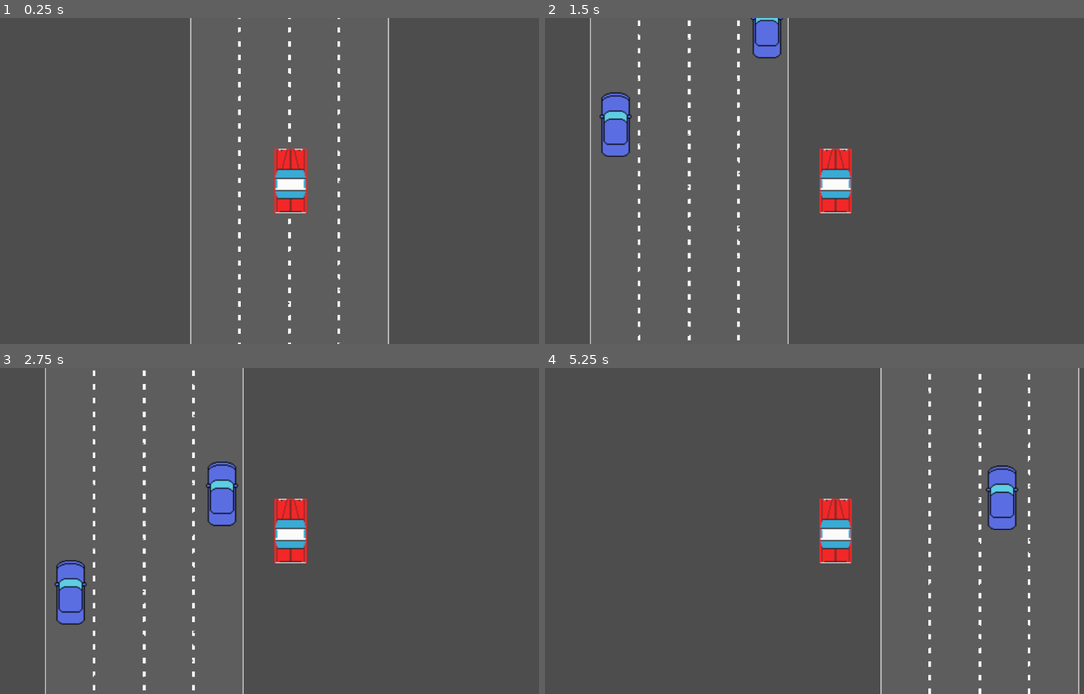
Above: before the commit, frames 1-4 (two rows, left to right).
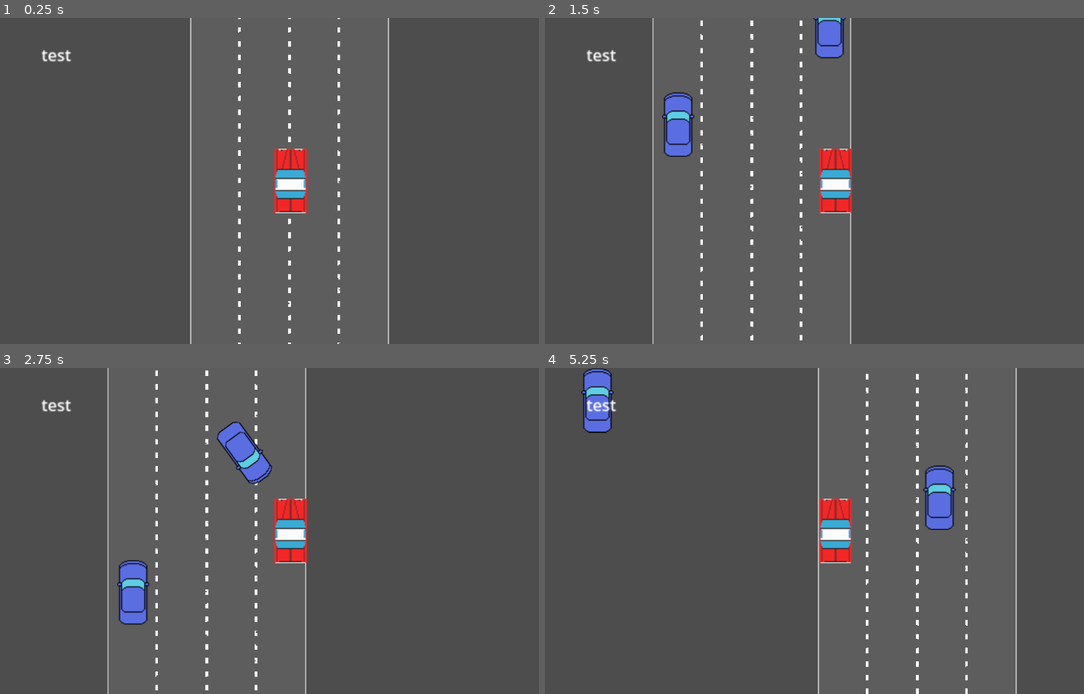
Above: after the commit, the same moments.

Repository: Zeke-D/roadtripping
Game: Godot game, scene res://world.tscn
The game is run twice, just before and just after one commit, with the same random seed, the same clock (stepped at 60 frames per second) and the same inputs.
Inputs:
- Up to frame 1 (0.25 s): no input
- Up to frame 2 (1.5 s): hold D (right) 0.53-1.28 s; hold S (down) from 1.28 s (still down)
- Up to frame 3 (2.75 s): release S (down) at 2.03 s; hold D (right) from 2.03 s (still down)
- Up to frame 4 (5.25 s): release D (right) at 2.78 s; hold W (up) 2.78-3.53 s; hold A (left) 3.53-5.03 s; hold S (down) from 5.03 s (still down)

The runs differ from the first frame. In frame 1, 0.1% of the frame differs, in the area x 7-14%, y 9-14%; in frame 2, 5.8%; in frame 3, 6.4%, in the area x 7-57%, y 0-100%; in frame 4, 5.5%.

Commit message:
added hp + idk

Diff:
--- a/PlayerCar.gd
+++ b/PlayerCar.gd
@@ -2,9 +2,19 @@
 
 const BASE_PLAYER_SPEED: Vector2 = Vector2(200, 200)
 var player_vertical_speed: float = 200
+var world
+var CAR_WIDTH : float = 32;
+var ROAD_WIDTH : float = 49 * 4 - CAR_WIDTH;
+var elapsed = 0.0
+var spin_duration = 2
+var state = CarState.FULL_HP
 
-var CAR_WIDTH : float = 32;
-var ROAD_WIDTH : float = 32 * 10 - CAR_WIDTH;
+enum CarState {
+	DEAD,
+	ONE_LIFE,
+	TWO_LIFE,
+	FULL_HP,
+}
 
 enum World_Scroll_Speed {
 	FAST,
@@ -25,42 +35,52 @@
 	speed_mult_map[World_Scroll_Speed.MEDIUM] = 1.0;
 	speed_mult_map[World_Scroll_Speed.SLOW]   = 0.7;
 
+	world = get_tree().current_scene
 	hurtbox = find_child("Hurtbox")
 
-
-func _physics_process(delta):
-
+func move(delta):
 	var speed_mult = speed_mult_map[World_Scroll_Speed.MEDIUM]
 
-	var new_pos = position
+	var new_x_pos = position.x
 
 	if (Input.is_action_pressed("left")):
-		new_pos.x -= BASE_PLAYER_SPEED.x * delta
+		new_x_pos -= BASE_PLAYER_SPEED.x * delta
 	if (Input.is_action_pressed("right")):
-		new_pos.x += BASE_PLAYER_SPEED.x * delta
+		new_x_pos += BASE_PLAYER_SPEED.x * delta
 	if (Input.is_action_pressed("up")):
 		speed_mult = speed_mult_map[World_Scroll_Speed.FAST]
 	if (Input.is_action_pressed("down")):
 		speed_mult = speed_mult_map[World_Scroll_Speed.SLOW]
 
-	new_pos.x = clamp(new_pos.x, ROAD_WIDTH / -2, ROAD_WIDTH / 2);
+	new_x_pos = clamp(new_x_pos, ROAD_WIDTH / -2, ROAD_WIDTH / 2);
 
-	# check collisions
-	var should_move_horizontal : bool = true
-	var should_move_vertical   : bool = true
-	for body in hurtbox.get_overlapping_bodies():
-		if body.is_in_group("Enemy"):
-			should_move_horizontal = abs(body.position - self.position).x <= 32
-			should_move_vertical = 0 <= (body.position - self.position).y <= 64
+	# will come back to u
+	# self.set_rotation(1/4 * PI * sin(elapsed))
+	#elapsed += delta
+	self.player_vertical_speed = BASE_PLAYER_SPEED.y * delta * speed_mult
+	self.world.distance += self.player_vertical_speed
+	self.position.x = new_x_pos
 
-	player_vertical_speed = 0
-	if should_move_vertical:
-		player_vertical_speed = BASE_PLAYER_SPEED.y * delta * speed_mult
-	if should_move_horizontal:
-		position = new_pos
+func _physics_process(delta):
+	if state == CarState.DEAD:
+		self.player_vertical_speed = 0
+	else:
+		move(delta)
 
+func move_and_rotate(target_position, target_rotation, duration):
+	var tween = get_tree().create_tween()
+	tween.set_parallel(true) # So that the below tweens happen at the same time, not move then rotate
+	tween.tween_property(self, "global_position", target_position, duration)
+	tween.tween_property(self, "rotation", target_rotation, duration)
+
+
+func spinout(direction):
+	move_and_rotate(direction * Vector2(1200, 600) * .5, self.rotation + TAU * 4, spin_duration)
 
 func _on_hurtbox_body_entered(body):
 	if body.is_in_group("Enemy"):
 		print("HIT")
-		position += (position - body.position) / 10
+		state -= 1
+		body.spinout((body.position - self.position).normalized())
+		if state == CarState.DEAD:
+			self.spinout(-(body.position - self.position).normalized())
--- a/npc_car.gd
+++ b/npc_car.gd
@@ -3,9 +3,43 @@
 var player
 const NPC_BASE_MOVEMENT_SPEED: float = 80
 
+# spin globals
+var did_spin = false
+var time_elapsed = 0.0
+var spin_duration = 2.
+
+func get_next_position(delta):
+	if did_spin:
+		return self.position + Vector2(0, player.player_vertical_speed)
+
+	return self.position + Vector2(
+		0,
+		player.player_vertical_speed - NPC_BASE_MOVEMENT_SPEED * delta
+	)
 
 func _ready():
 	player = get_tree().current_scene.find_child('Car')
 
+
+func spin_callback(delta):
+	time_elapsed += delta
+	if (time_elapsed > spin_duration):
+		time_elapsed = 0
+
 func _physics_process(delta):
-	position.y += player.player_vertical_speed - (NPC_BASE_MOVEMENT_SPEED * delta)
+	spin_callback(delta)
+	position = get_next_position(delta)
+
+func move_and_rotate(target_position, target_rotation, duration):
+	var tween = get_tree().create_tween()
+	tween.set_parallel(true) # So that the below tweens happen at the same time, not move then rotate
+	tween.tween_property(self, "global_position", target_position, duration)
+	tween.tween_property(self, "rotation", target_rotation, duration)
+
+
+func spinout(direction):
+	print("SPIN")
+	did_spin = true
+
+	# deactivate collider
+	move_and_rotate(direction * Vector2(1200, 600) * .5, self.rotation + TAU * 4, spin_duration)
--- a/npc_car.tscn
+++ b/npc_car.tscn
@@ -3,7 +3,7 @@
 [ext_resource type="Texture2D" uid="uid://68akutqjhpfw" path="res://Assets/npccar.png" id="1_v3o14"]
 
 [sub_resource type="RectangleShape2D" id="RectangleShape2D_uhxu8"]
-size = Vector2(32, 64)
+size = Vector2(28, 62)
 
 [node name="NpcCar" type="CharacterBody2D" groups=["Enemy"]]
 
--- a/player_car.tscn
+++ b/player_car.tscn
@@ -22,3 +22,5 @@
 
 [node name="CollisionShape2D" type="CollisionShape2D" parent="Hurtbox"]
 shape = SubResource("RectangleShape2D_jrd13")
+
+[connection signal="body_entered" from="Hurtbox" to="." method="_on_hurtbox_body_entered"]
--- a/project.godot
+++ b/project.godot
@@ -14,6 +14,10 @@
 run/main_scene="res://world.tscn"
 config/features=PackedStringArray("4.0", "Forward Plus")
 config/icon="res://icon.svg"
+
+[display]
+
+window/size/resizable=false
 
 [input]
 
--- /dev/null
+++ b/world.gd
@@ -0,0 +1,8 @@
+extends Node2D
+
+var distance = 0
+var goal_distance = 10000
+
+func _physics_process(delta):
+	if (distance >= goal_distance):
+		print('win')
--- a/world.tscn
+++ b/world.tscn
@@ -1,6 +1,7 @@
-[gd_scene load_steps=9 format=3 uid="uid://c4a0t2vn7bw41"]
+[gd_scene load_steps=10 format=3 uid="uid://c4a0t2vn7bw41"]
 
 [ext_resource type="PackedScene" uid="uid://dn2511q50ob5p" path="res://player_car.tscn" id="1_0pryi"]
+[ext_resource type="Script" path="res://world.gd" id="1_c7v6t"]
 [ext_resource type="Texture2D" uid="uid://b0awv4geu16qs" path="res://Assets/base_road.png" id="1_tlry5"]
 [ext_resource type="PackedScene" uid="uid://jc02a36m21ag" path="res://background.tscn" id="3_5jjkl"]
 [ext_resource type="Script" path="res://scroll_down.gd" id="4_dh24h"]
@@ -46,6 +47,7 @@
 sources/0 = SubResource("TileSetAtlasSource_rssb8")
 
 [node name="World" type="Node2D"]
+script = ExtResource("1_c7v6t")
 
 [node name="TileMap" type="TileMap" parent="."]
 visible = false
@@ -61,6 +63,13 @@
 
 [node name="Camera2D" type="Camera2D" parent="CanvasGroup/Car"]
 zoom = Vector2(2, 2)
+
+[node name="ScoreText" type="RichTextLabel" parent="CanvasGroup/Car"]
+offset_left = -247.0
+offset_top = -137.0
+offset_right = -207.0
+offset_bottom = -97.0
+text = "test"
 
 [node name="Background" parent="CanvasGroup" instance=ExtResource("3_5jjkl")]
 position = Vector2(-1, -186)
